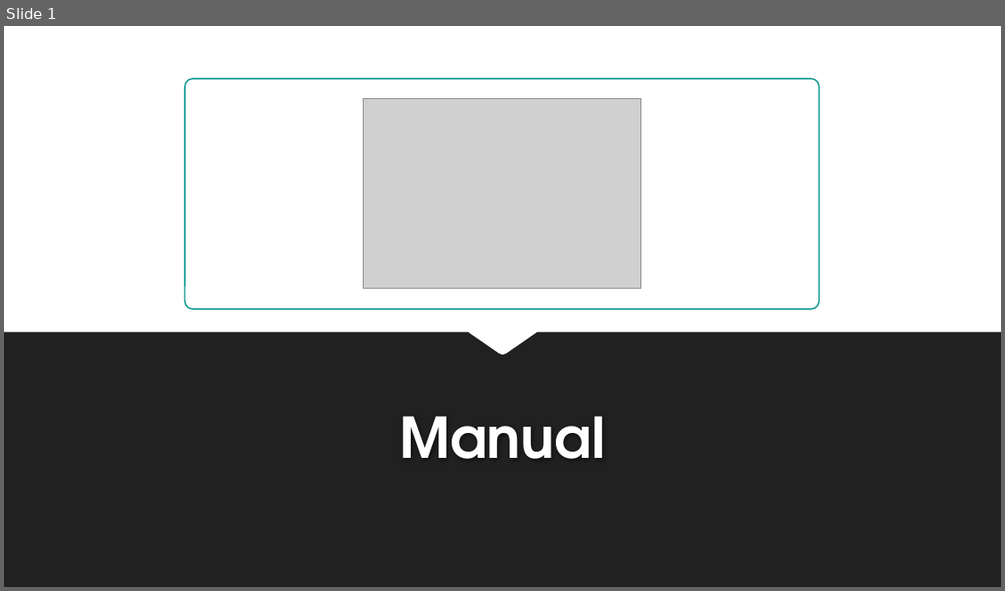
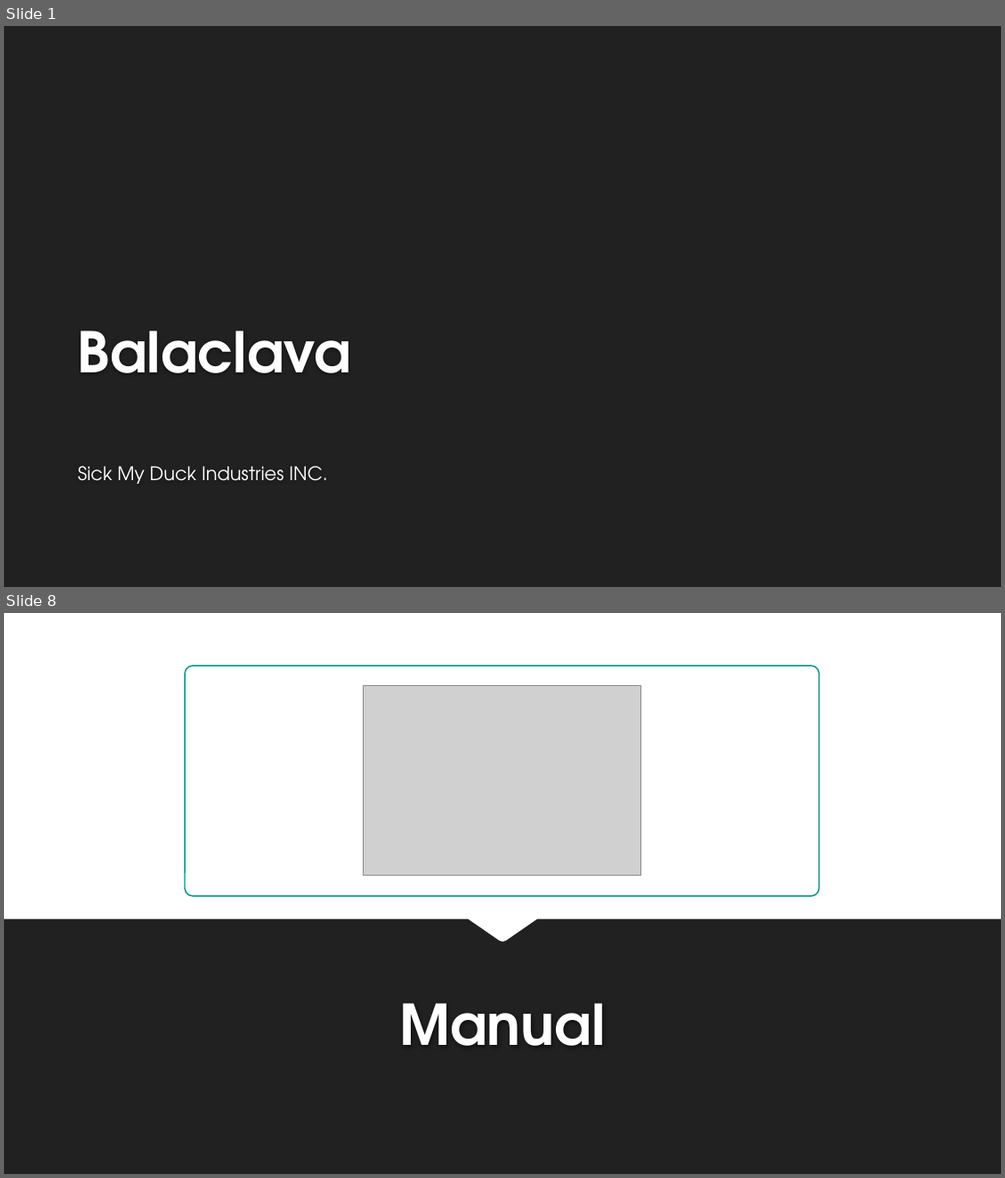
Before and after one commit to SickMyDuckInc/SickMyDuckInc.github.io, a slide deck: docs_balaclava/Presentacion.pptx. Shown one above the other, each under a label of ours: slide 1 before the commit, slides 1 and 8 after it; the slides between them are not shown. The pictures are 1005x591 and 1005x1178 pixels, drawn with LibreOffice and Linux fonts; fonts in the diff are those of the drawing; grey boxes stand for pictures; background and template pictures are left out. Boxes give left, top, right and bottom in pixels: in the first picture for what was removed or moved away, otherwise in the second. Text is boxed around its words. In the diff, an @@ line names an element or a change of style, - is before the commit and + after.

```diff
--- a/docs_balaclava/Presentacion.pptx
+++ b/docs_balaclava/Presentacion.pptx
@@ slide 1 added at bbox=[4, 26, 1001, 587], background #212121 @@
@@ title added at bbox=[78, 330, 351, 373], 54 pt, text #FEFEFE, bold @@
+Balaclava
@@ subtitle added at bbox=[78, 466, 327, 483], 18 pt, text #FFFFFF @@
+Sick My Duck Industries INC.
@@ what was slide 1 is now slide 8 @@
```
Also in this commit, not shown: 6 other slides added, 1 other file.
